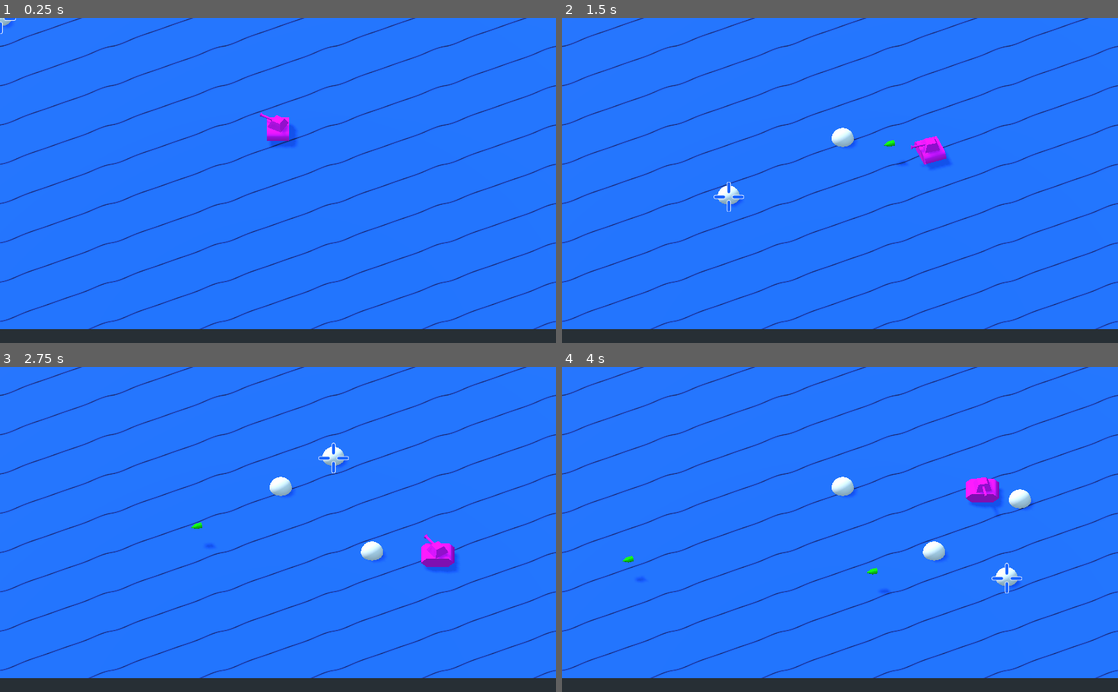
Above: before the commit, frames 1-4 (two rows, left to right).
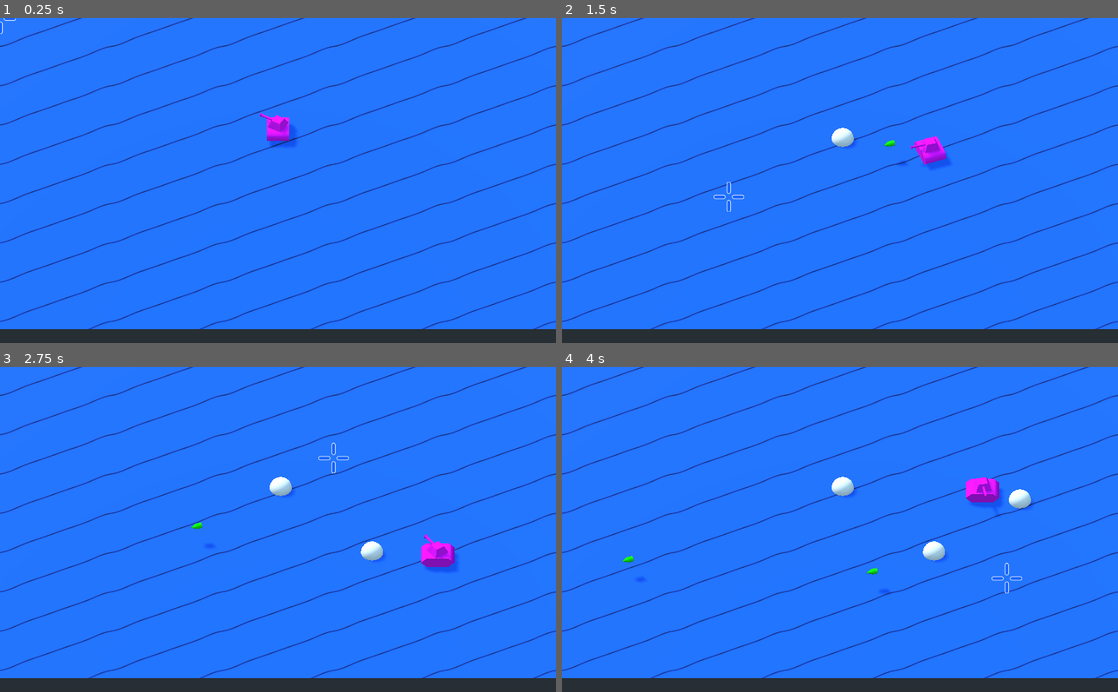
Above: after the commit, the same moments.

Repository: Hasnep/combatanks
Game: Godot game, scene res://World.tscn
The game is run twice, just before and just after one commit, with the same random seed, the same clock (stepped at 60 frames per second) and the same inputs.
Inputs (mouse positions are in pixels of both pictures, inside the frame that each line leads up to):
- Up to frame 1 (0.25 s): no input
- Up to frame 2 (1.5 s): tap Enter at 0.5 s; move the mouse to (962, 164) at 0.52 s; hold Right (move_right) 0.53-1.28 s; right-click (962, 164) at 0.6 s; move the mouse to (728, 196) at 1.27 s; hold Down (move_down) from 1.28 s (still down); click (728, 196) at 1.35 s
- Up to frame 3 (2.75 s): move the mouse to (333, 458) at 2.02 s; release Down (move_down) at 2.03 s; hold Right (move_right) from 2.03 s (still down); right-click (333, 458) at 2.1 s
- Up to frame 4 (4 s): move the mouse to (812, 594) at 2.77 s; release Right (move_right) at 2.78 s; hold Up (move_up) 2.78-3.53 s; click (812, 594) at 2.85 s; move the mouse to (1006, 578) at 3.52 s; hold Left (move_left) from 3.53 s (still down); right-click (1006, 578) at 3.6 s

The runs differ from the first frame. In frame 1, less than 0.1% of the frame differs, in the area x 0-3%, y 0-3%; in frame 2, 0.1%, in the area x 28-33%, y 51-58%; in frame 3, 0.1%; in frame 4, 0.1%.

Commit message:
Hide mouse marker

Diff:
--- a/World.tscn
+++ b/World.tscn
@@ -1,10 +1,8 @@
-[gd_scene load_steps=5 format=2]
+[gd_scene load_steps=4 format=2]
 
 [ext_resource path="res://Tank/Tank.tscn" type="PackedScene" id=1]
 [ext_resource path="res://Camera/Camera.tscn" type="PackedScene" id=2]
 [ext_resource path="res://Floor/Floor.tscn" type="PackedScene" id=3]
-
-[sub_resource type="SphereMesh" id=1]
 
 [node name="World" type="Spatial"]
 
@@ -25,5 +23,3 @@
 [node name="Floor" parent="." instance=ExtResource( 3 )]
 
 [node name="MouseMarker" type="MeshInstance" parent="."]
-mesh = SubResource( 1 )
-material/0 = null
